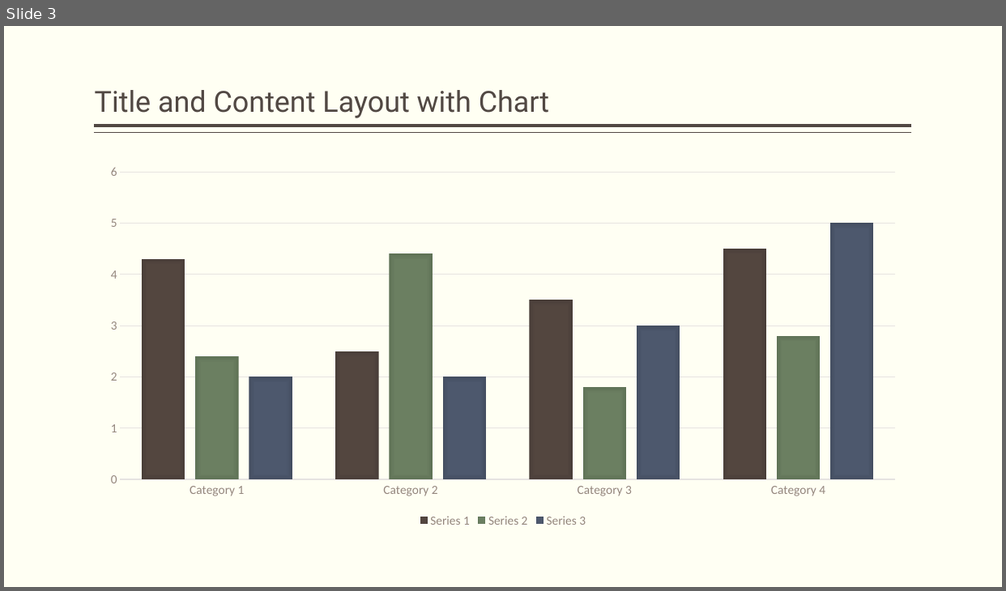
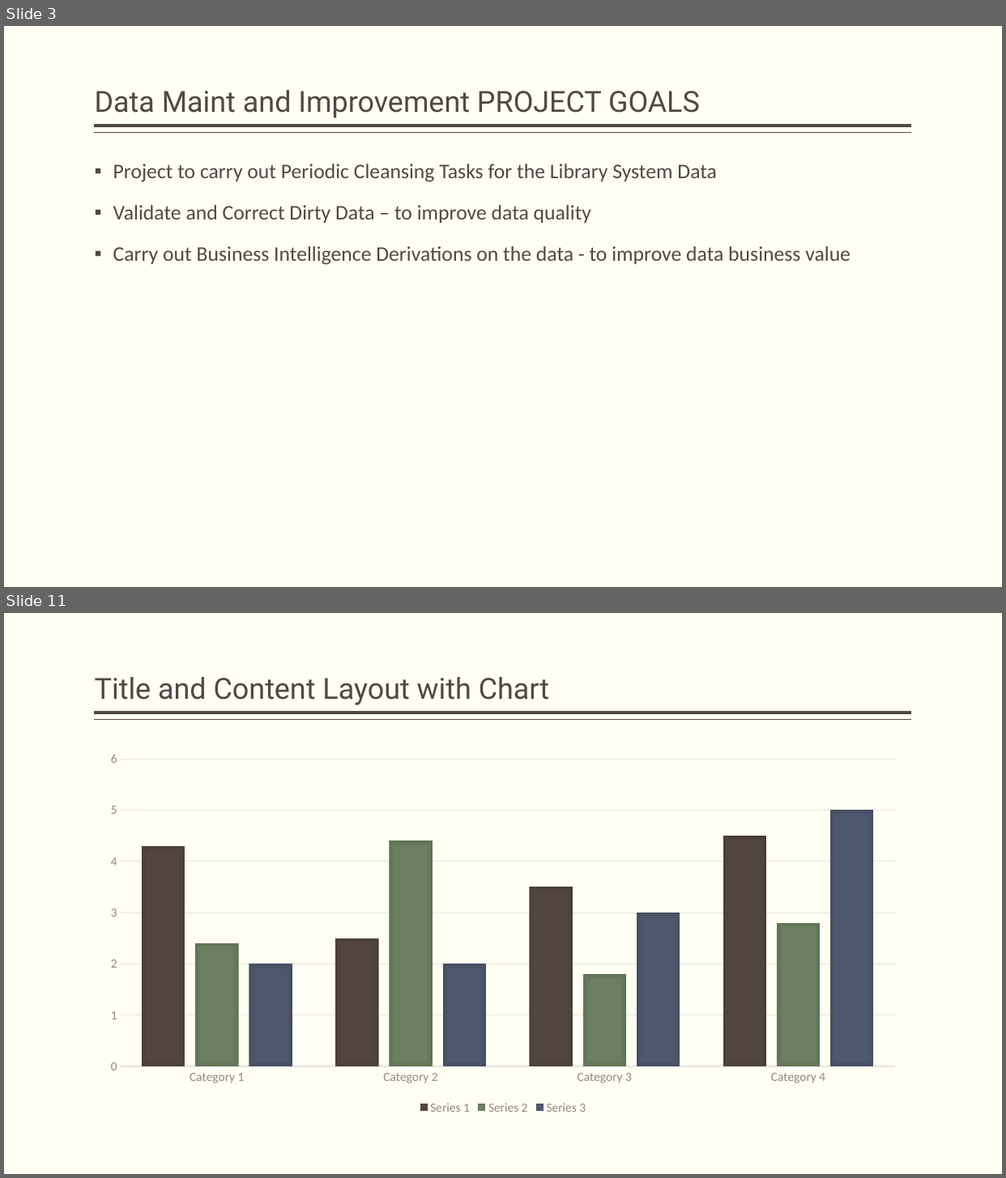
Before and after one commit to as-az01/QA-ProductDevDM05, a slide deck: LibrarySystemValidation.pptx. Shown one above the other, each under a label of ours: slide 3 before the commit, slides 3 and 11 after it; the slides between them are not shown. The pictures are 1006x591 and 1006x1178 pixels, drawn with LibreOffice and Linux fonts; fonts in the diff are those of the drawing. Boxes give left, top, right and bottom in pixels: in the first picture for what was removed or moved away, otherwise in the second. Text is boxed around its words. In the diff, an @@ line names an element or a change of style, - is before the commit and + after.

```diff
--- a/LibrarySystemValidation.pptx
+++ b/LibrarySystemValidation.pptx
@@ slide 3 added at bbox=[4, 26, 1002, 587], background #FFFFF3; not listed: 2 template elements that a slide beside it also shows @@
@@ title added at bbox=[95, 90, 700, 118], 28 pt, text #514843 @@
+Data Maint and Improvement PROJECT GOALS
@@ text added at bbox=[113, 164, 850, 265], 20 pt, text #514843 @@
+▪ Project to carry out Periodic Cleansing Tasks for the Library System Data
+▪ Validate and Correct Dirty Data – to improve data quality
+▪ Carry out Business Intelligence Derivations on the data - to improve data business value
@@ what was slide 3 is now slide 11 @@
```
Also in this commit, not shown: 2 slides changed, 8 other slides added, 8 slides removed, 2 other files.
